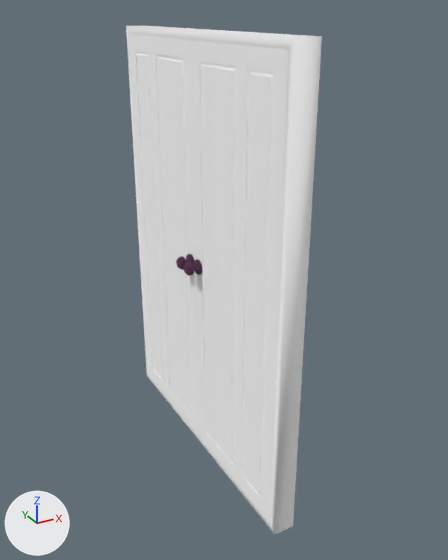
The glTF model outputs/7412/objects/PanelDoorFactory5140517.spawn_asset3.glb, before and after one commit.
Both versions are drawn from a 50 mm lens placed at (-1.46, -3.68, 2.51), pointed at (0.07, -0.89, 1.12). Arrows for +X, +Y and +Z are at lower left; the lights stay in place. The first picture is the older version. Vertices at exactly the same position are counted once.

Objects in the first picture: 'PanelDoorFactory(5140517).spawn_asset(3).001'.
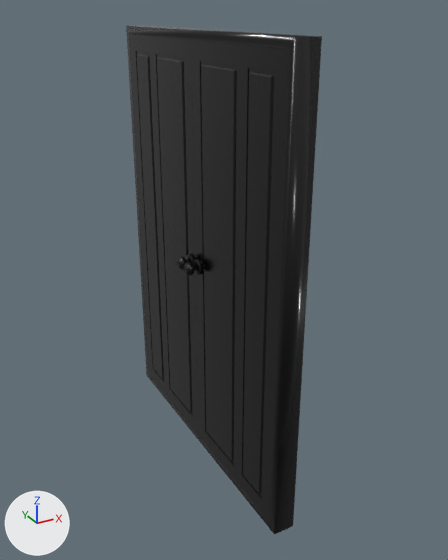
The change in detail:
Picture 'PanelDoorFactory5140517.spawn_asset3_albedo' (img_paneldoorfactory5140517_spawn_asset3_albedo) is new.
Picture 'PanelDoorFactory5140517.spawn_asset3_metallic-PanelDoorFactory5140517.spawn_asset3_roughness' (img_paneldoorfactory5140517_spawn_asset3_metallic_paneldoorfactory5140517_spawn_asset3_roughness) is new.
Picture 'PanelDoorFactory5140517.spawn_asset3_normal' (img_paneldoorfactory5140517_spawn_asset3_normal) is new.
Material 'PanelDoorFactory5140517.spawn_asset3__baked' (mat_paneldoorfactory5140517_spawn_asset3__baked) is new.
Uses the picture img_paneldoorfactory5140517_spawn_asset3_albedo.
Uses the picture img_paneldoorfactory5140517_spawn_asset3_metallic_paneldoorfactory5140517_spawn_asset3_roughness.
Uses the picture img_paneldoorfactory5140517_spawn_asset3_normal.
me_plane_010 is used by ob_paneldoorfactory_5140517__spawn_asset_3__001; location (0.0, 0.0, 0.0).
me_plane_010 had 1584 vertices, 3134 faces and spanned x -0.14..0.14, y -1.67..0.07, z 0.0..2.41.
me_plane_010 now has 1976 vertices, 3920 faces and spans x -0.14..0.14, y -1.67..0.07, z 0.0..2.41.
me_plane_010 part 1: 92 vertices moved within x -0.14..0.14, y -0.89..-0.71, z 1.16..1.25; 23 vertices removed from x -0.13..0.12, y -0.89..-0.71, z 1.17..1.24; 385 vertices added at x -0.14..0.14, y -1.22..-0.39, z 1.16..1.25.
me_plane_010 part 2: 20 vertices added at x -0.06..0.06, y -1.63..-0.72, z 0.04..2.37.
me_plane_010 part 3: 10 vertices added at x -0.06..0.06, y -0.27..0.02, z 0.04..2.37.
me_plane_010 part 4: 188 faces spanning x -0.06..0.06, y -1.67..0.07, z 0.0..2.41 switch from mat_shader_translucent_plastic_005 (white #ffffff) to mat_paneldoorfactory5140517_spawn_asset3__baked.
me_plane_010 part 5: 1304 faces spanning x -0.14..0.14, y -0.89..-0.71, z 1.16..1.25 switch from mat_shader_metal_004 (purple #80597b) to mat_paneldoorfactory5140517_spawn_asset3__baked.

Where the change shows, as pixel boxes (x1, y1, x2, y2) in the pictures (448 x 560 px):
part 1 of me_plane_010, reshaped: before (180, 257, 202, 274); after (176, 254, 202, 275)
part 2 of me_plane_010, added: after (157, 40, 289, 522)
part 3 of me_plane_010, added: after (129, 34, 197, 432)
part 4 of me_plane_010, recoloured (white to black): (126, 26, 322, 534) in both
part 5 of me_plane_010, recoloured: (177, 254, 202, 275) in both
